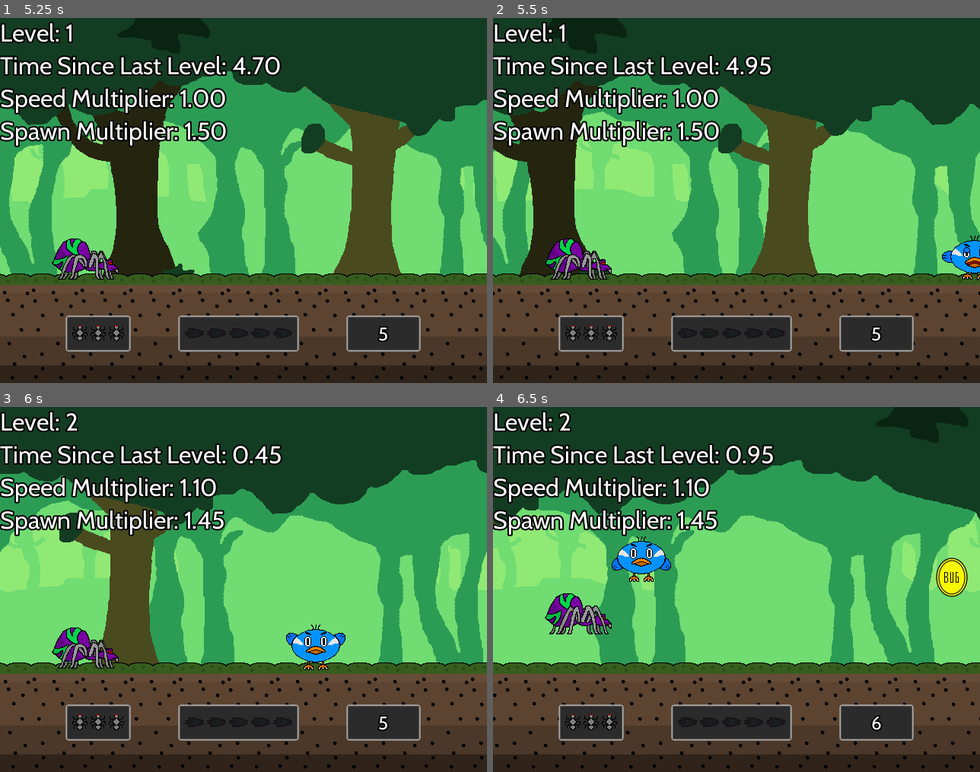
Above: before the commit, frames 1-4 (two rows, left to right).
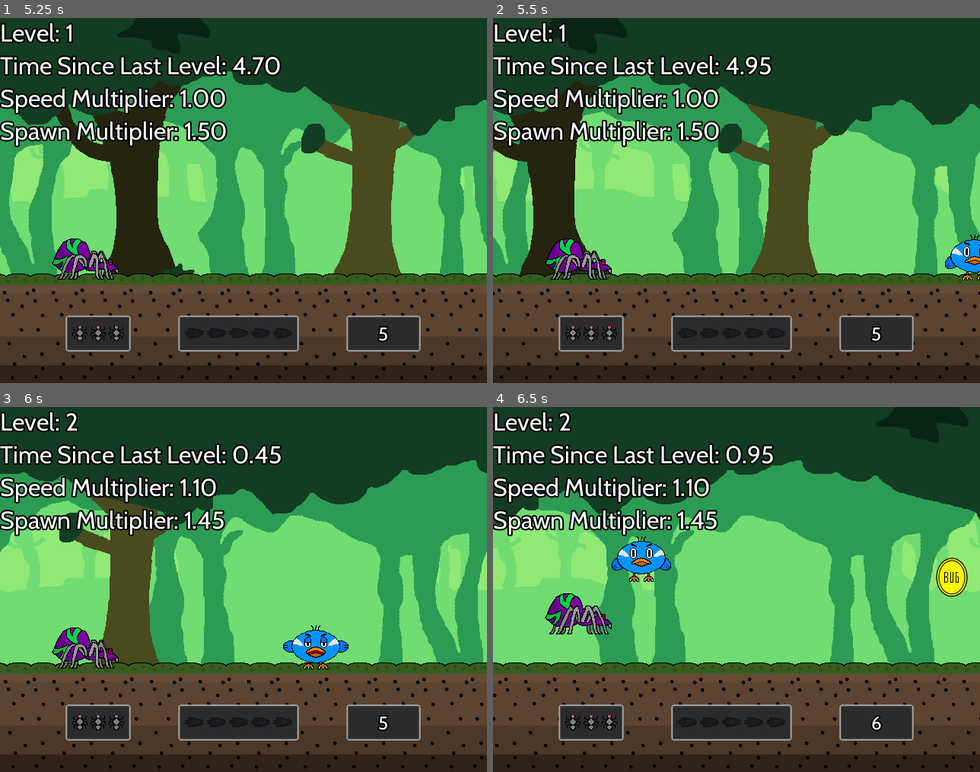
Above: after the commit, the same moments.

Repository: Gravedigger7789/spider-scramble
Game: Godot game, scene res://src/Level/SplashScreen.tscn
Two runs of this game, one before a commit and one after it. Both use one fixed random seed, a clock stepped at 60 frames per second and the inputs below. Sound files missing from this copy of the repository are replaced by a short silence.
Inputs (mouse positions are in pixels of both pictures, inside the frame that each line leads up to):
- Up to frame 1 (5.25 s): tap Enter at 0.5 s; move the mouse to (350, 182) at 0.52 s; hold Up (jump) 0.53-1.28 s; click (350, 182) at 0.67 s; move the mouse to (146, 218) at 1.27 s; tap Z (attack) at 1.35, 2.85, 4.35 s; click (146, 218) at 1.42 s; tap Up (jump) at 1.52, 1.55, 1.82, 3.02, 3.05, 3.32, 4.52, 4.55, 4.82 s; move the mouse to (292, 120) at 2.02 s; hold Up (jump) 2.03-2.78 s; click (292, 120) at 2.17 s; move the mouse to (219, 273) at 2.77 s; click (219, 273) at 2.92 s; move the mouse to (389, 255) at 3.52 s; hold Up (jump) 3.53-4.28 s; click (389, 255) at 3.67 s; move the mouse to (97, 145) at 4.27 s; click (97, 145) at 4.42 s; move the mouse to (267, 200) at 5.02 s; hold Up (jump) from 5.03 s (still down); click (267, 200) at 5.17 s
- Up to frame 2 (5.5 s): keep holding Up (jump)
- Up to frame 3 (6 s): move the mouse to (170, 498) at 5.77 s; release Up (jump) at 5.78 s; tap Z (attack) at 5.85 s; click (170, 498) at 5.92 s
- Up to frame 4 (6.5 s): tap Up (jump) at 6.02, 6.05, 6.32 s

Frame 1 is identical in both runs. In frame 2, 0.2% of the frame differs, in the area x 92-100%, y 59-72%; in frame 3, 0.4%, in the area x 58-72%, y 59-73%; in frame 4, nothing differs.

Commit message:
Fixing animation

Diff:
--- a/src/Actors/Birb.gd
+++ b/src/Actors/Birb.gd
@@ -16,7 +16,9 @@
 func _physics_process(_delta: float) -> void:
 	if velocity.y > 0:
 		animation_player.play("fall")
-	if velocity.y > 0 && is_on_floor():
+	else:
+		animation_player.play("jump")
+	if is_on_floor():
 		animation_player.play("RESET")
 	jump_detector_collision.shape.extents.x = JUMP_DETECTION_DISTANCE * Difficulty.speed_modifier
 	jump_detector_collision.position.x = -jump_detector_collision.shape.extents.x
